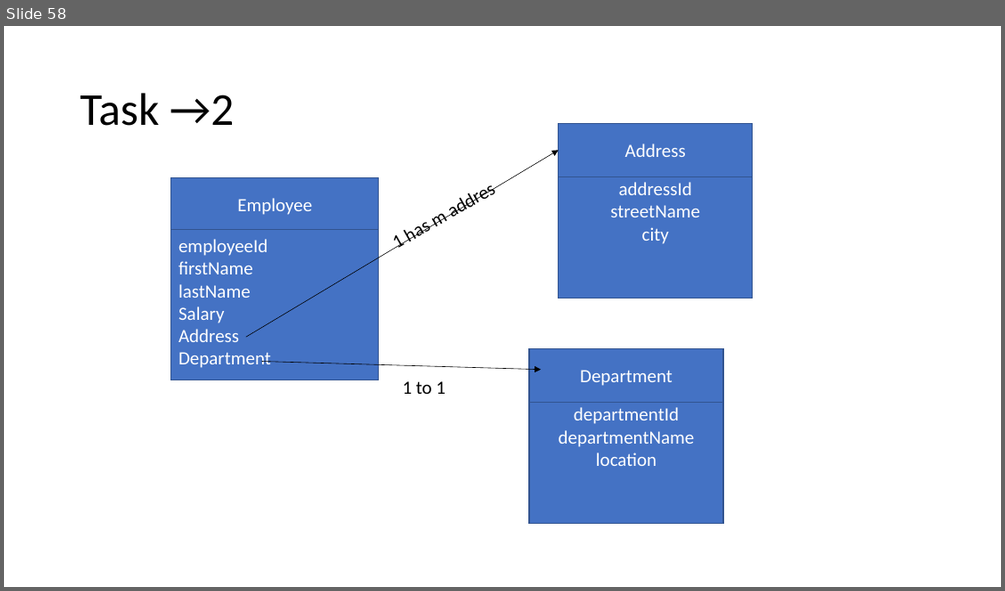
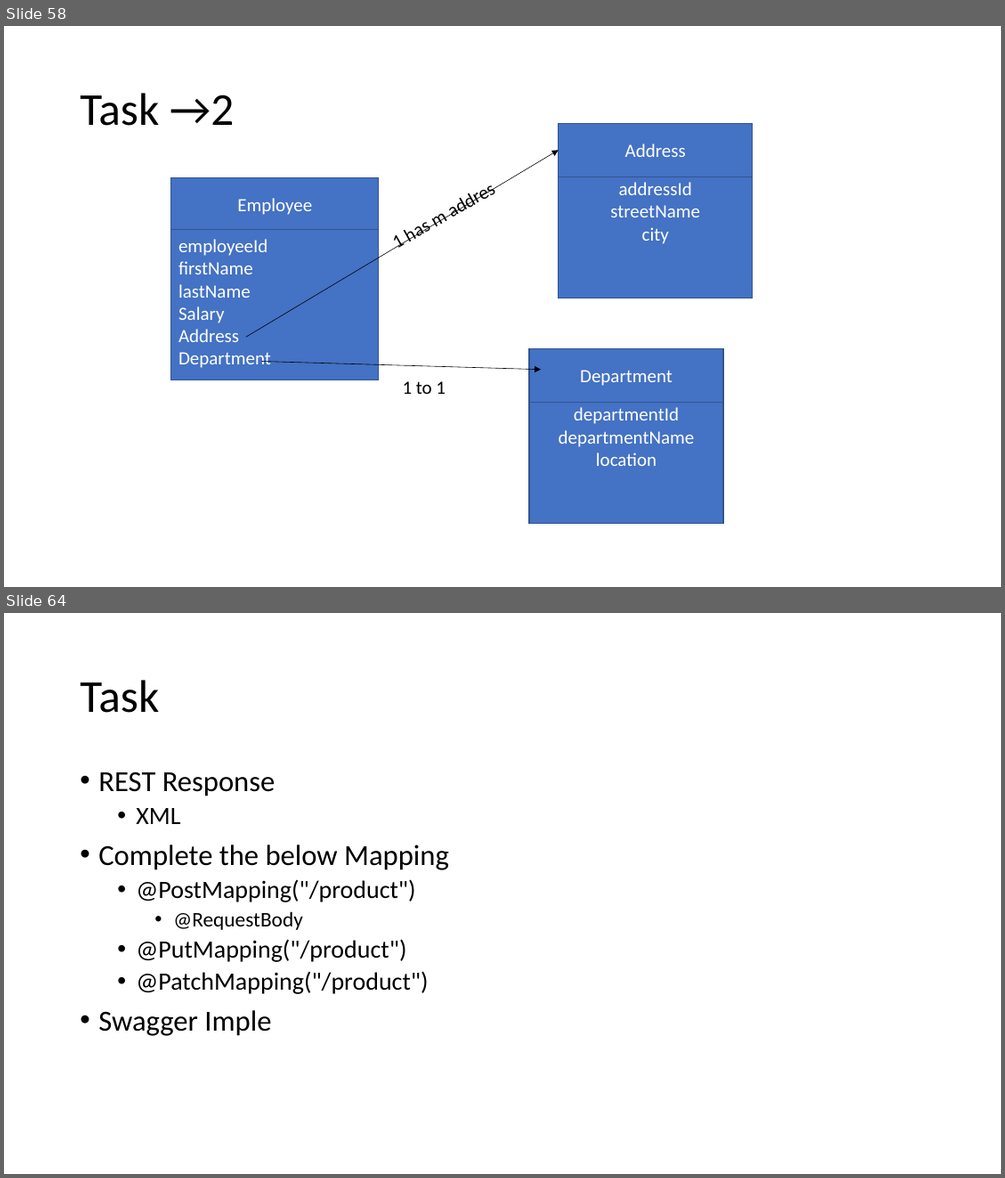
Before and after one commit to priyangm/pod_trg, a slide deck: Finishing School.pptx. Shown one above the other, each under a label of ours: slide 58 before the commit, slides 58 and 64 after it; the slides between them are not shown. The pictures are 1005x591 and 1005x1178 pixels, drawn with LibreOffice and Linux fonts; fonts in the diff are those of the drawing. Boxes give left, top, right and bottom in pixels: in the first picture for what was removed or moved away, otherwise in the second. Text is boxed around its words. In the diff, an @@ line names an element or a change of style, - is before the commit and + after.

```diff
--- a/Finishing School.pptx
+++ b/Finishing School.pptx
@@ slide 64 added at (4, 613, 1001, 1174), background #FFFFFF @@
@@ title added at (80, 680, 159, 713), 44 pt, text #000000 @@
+Task
@@ text added at (98, 771, 449, 1036), 24 pt, text #000000 @@
+• REST Response
+  • XML
+• Complete the below Mapping
+  • @PostMapping("/product")
+    • @RequestBody
+  • @PutMapping("/product")
+  • @PatchMapping("/product")
+• Swagger Imple
```
Also in this commit, not shown: 5 other slides added.
